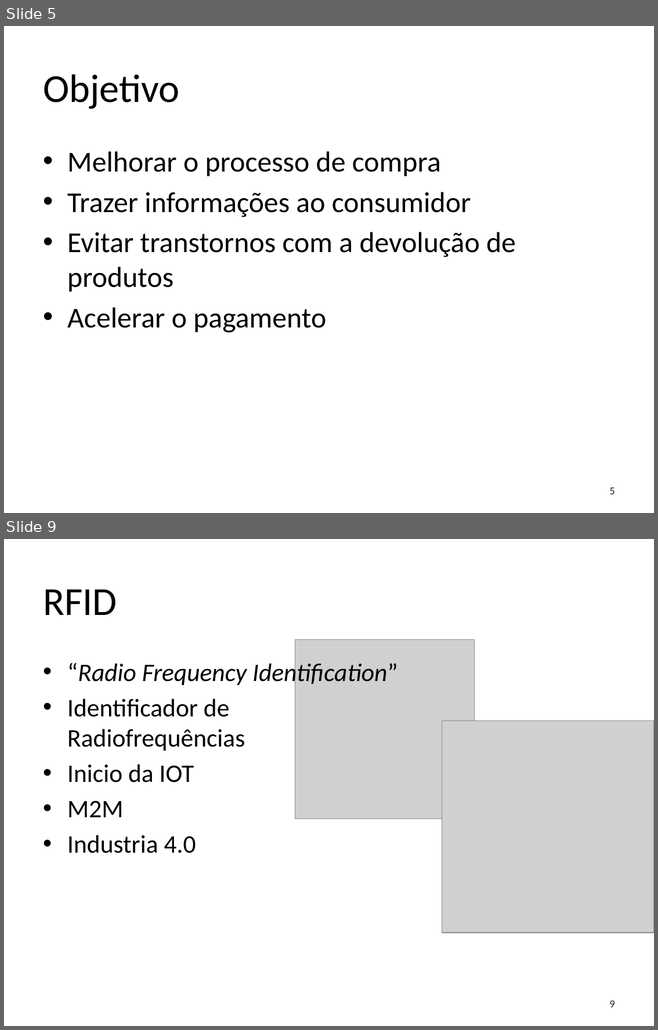
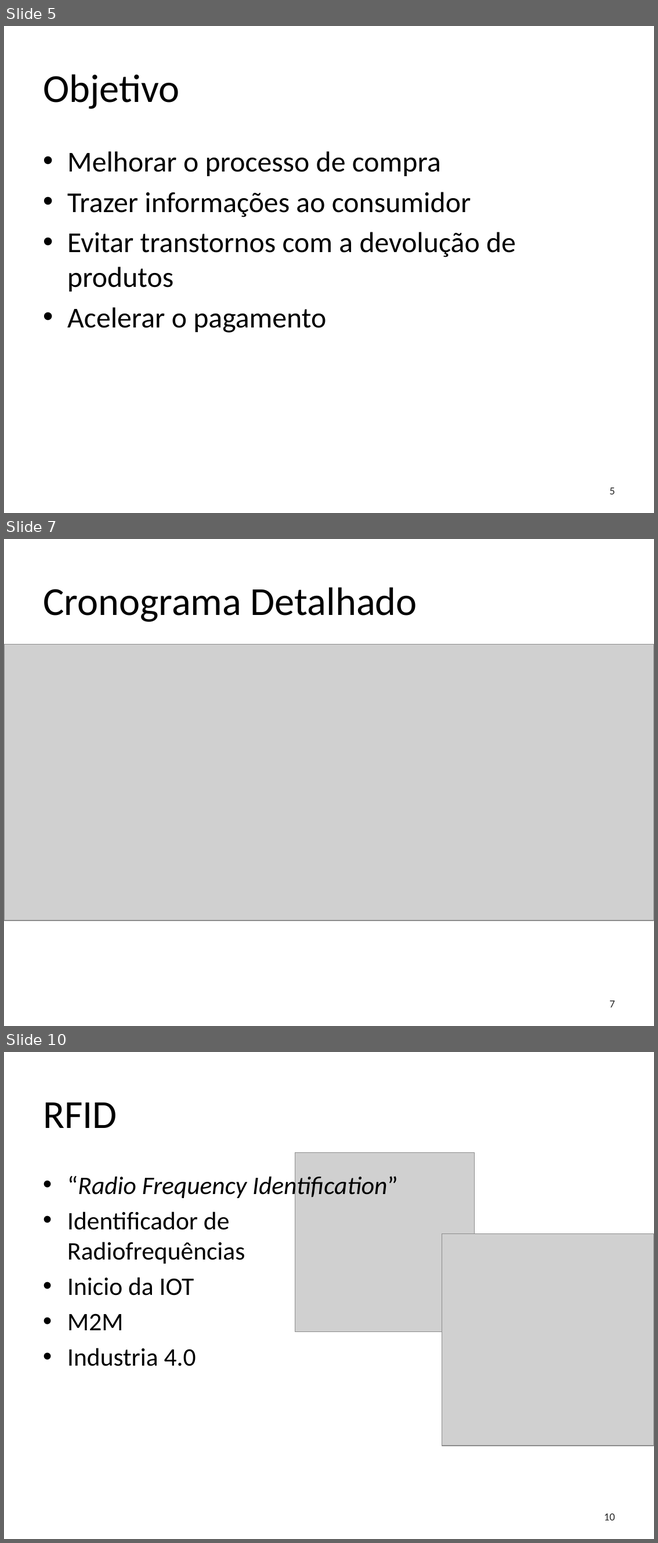
Before and after one commit to Rinidi/EasyWallet, a slide deck: Apresentação/SmartWallet.pptx. Shown one above the other, each under a label of ours: slides 5 and 9 before the commit, slides 5, 7 and 10 after it; the slides between them are not shown. The pictures are 658x1030 and 658x1543 pixels, drawn with LibreOffice and Linux fonts; fonts in the diff are those of the drawing; grey boxes stand for pictures; background and template pictures are left out. Boxes give left, top, right and bottom in pixels: in the first picture for what was removed or moved away, otherwise in the second. Text is boxed around its words. In the diff, an @@ line names an element or a change of style, - is before the commit and + after.

```diff
--- a/Apresentação/SmartWallet.pptx
+++ b/Apresentação/SmartWallet.pptx
@@ slide 7 added at (4, 539, 654, 1026), background #FFFFFF @@
@@ title added at (43, 587, 417, 622), 44 pt, text #000000 @@
+Cronograma Detalhado
@@ picture added at (4, 644, 654, 920) @@
@@ page number added at (609, 1001, 614, 1008), 12 pt, text #262626 @@
+7
@@ what was slide 9 is now slide 10 @@
@@ page number at (604, 1514, 615, 1521): text changed @@
-9
+10
```
Also in this commit, not shown: 4 slides changed, 12 other files.
